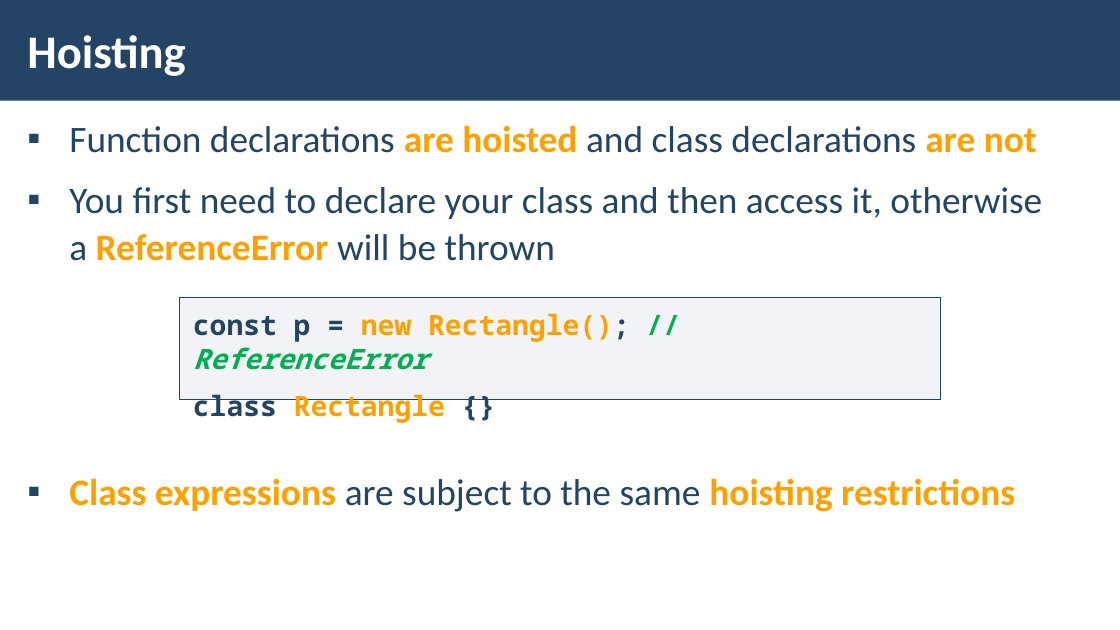
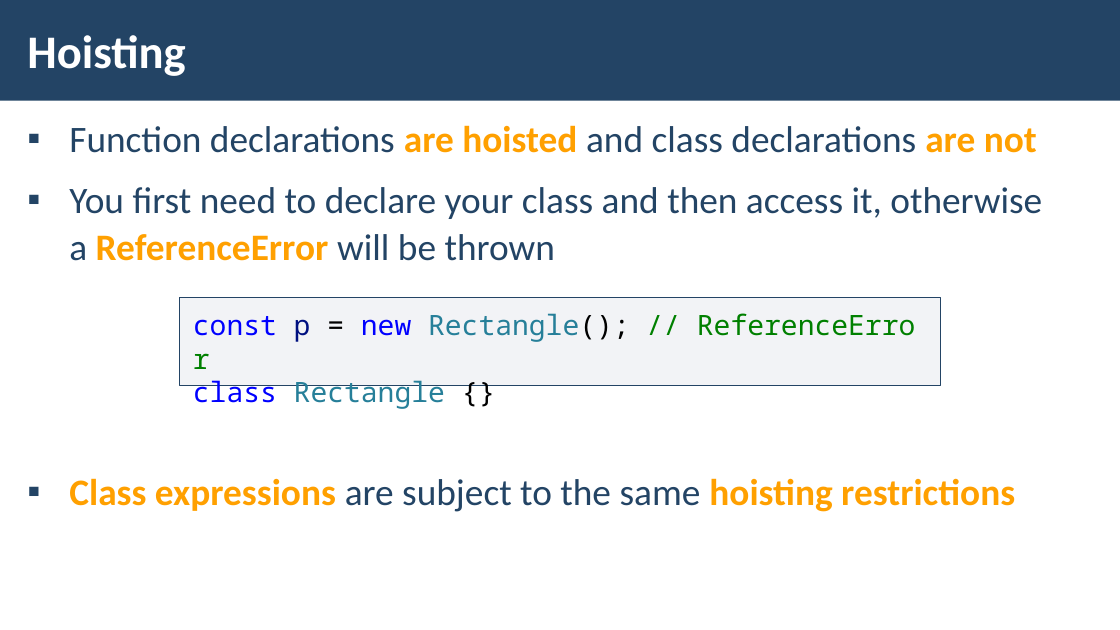
Before and after one commit to ErayErol/Software-University-Courses, a slide deck: slide 8 of JS Advanced - 2019.09.16/07. Classes/LAB/JS-Advanced-JS-Classes.pptx. Drawn at 1120x630 pixels with LibreOffice and Linux fonts; fonts in the diff are those of the drawing; background and template pictures are left out. Boxes give left, top, right and bottom in pixels: in the first picture for what was removed or moved away, otherwise in the second. Text is boxed around its words. In the diff, an @@ line names an element or a change of style, - is before the commit and + after.

```diff
--- a/JS Advanced - 2019.09.16/07. Classes/LAB/JS-Advanced-JS-Classes.pptx
+++ b/JS Advanced - 2019.09.16/07. Classes/LAB/JS-Advanced-JS-Classes.pptx
@@ rectangle "const p = new Rectangle(); ...": place and size @@
-rectangle "const p = new Rectangle(); ..." at <box>180,298,940,400</box>
+rectangle "const p = new Rectangle(); ..." at <box>180,298,940,386</box>
@@ rectangle "const p = new Rectangle(); ..." at <box>180,298,940,386</box>: text colour #234465 to #0000FF in "const", "class"; text colour #234465 to #001080 in "p"; text colour #234465 to #000000 in "= Rectangle();", "{}"; text colour #FFA000 to #0000FF in "new"; text colour #FFA000 to #267F99 in "Rectangle();", "Rectangle"; text colour #FFA000 to #000000 in "Rectangle();"; text colour #00B050 to #008000 in "// ReferenceError"; bold off; italic off in "ReferenceError"; less space between paragraphs @@
```
Also in this commit, not shown: 22 other slides changed, 3 slides removed, 8 other files.
